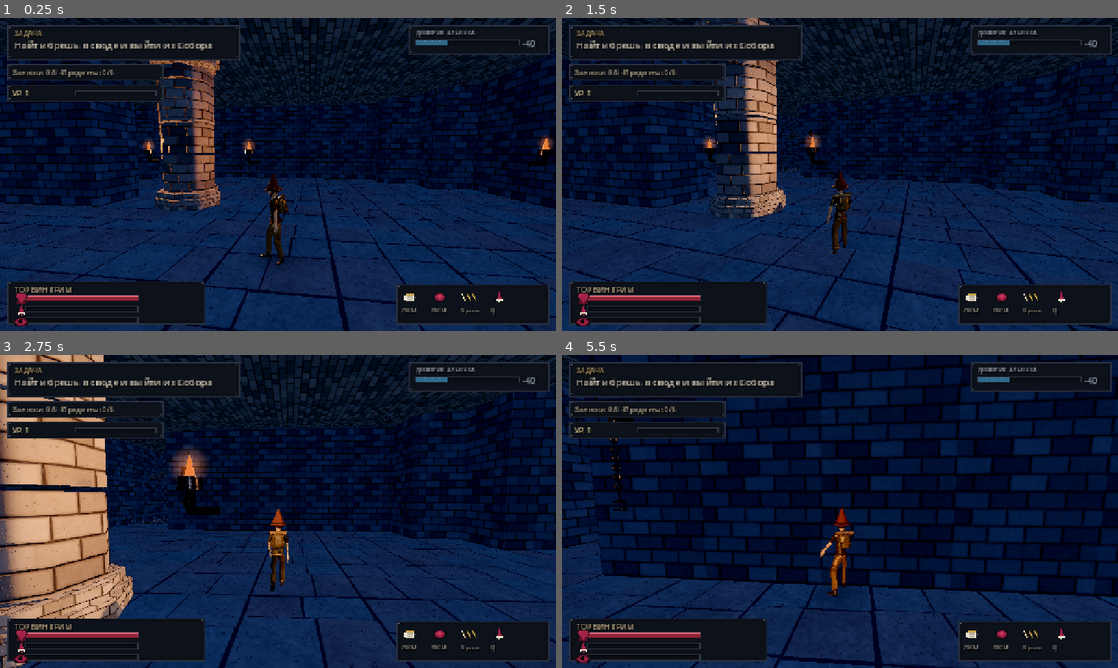
Above: before the commit, frames 1-4 (two rows, left to right).
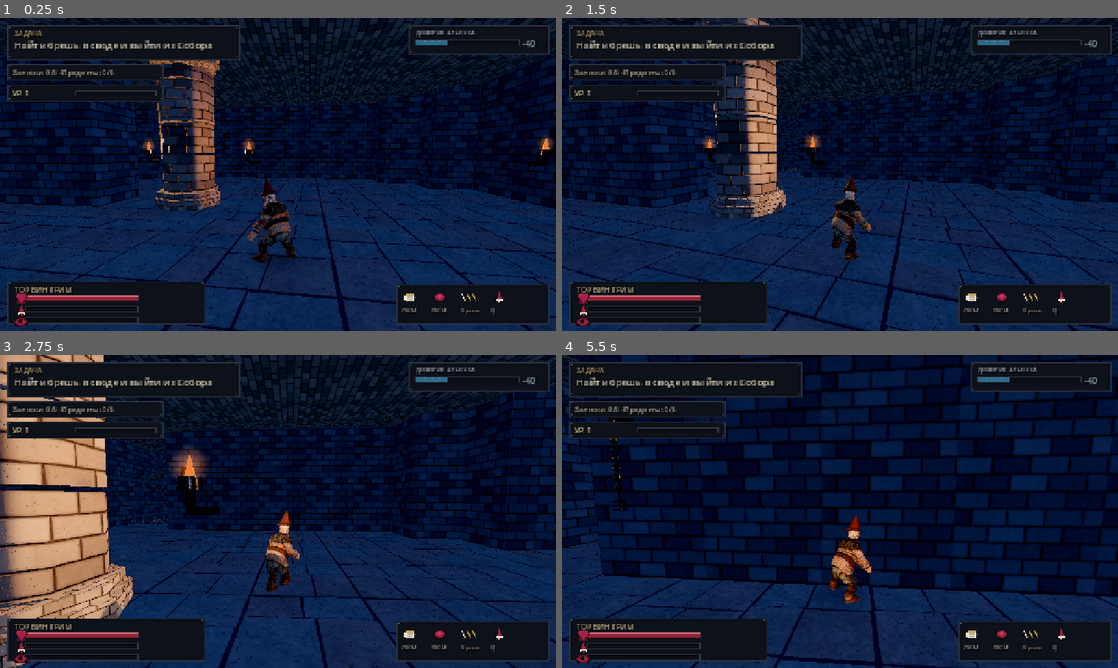
Above: after the commit, the same moments.

Repository: MikhailOznobikhin/raskol
Game: Godot game, scene res://scenes/level2.tscn
Two runs of this game, one before a commit and one after it. Both use one fixed random seed, a clock stepped at 60 frames per second and the inputs below. This scene is started directly instead of the project's main scene.
Inputs (mouse positions are in pixels of both pictures, inside the frame that each line leads up to):
- Up to frame 1 (0.25 s): no input
- Up to frame 2 (1.5 s): tap Enter at 0.5 s; move the mouse to (867, 174) at 0.52 s; hold E (absorb) 0.53-1.28 s; hold W (move_up) from 0.53 s (still down); click (867, 174) at 0.67 s; move the mouse to (812, 174) at 1.27 s; click (812, 174) at 1.35 s
- Up to frame 3 (2.75 s): keep holding W (move_up); move the mouse to (289, 505) at 2.02 s; tap R (blood_nova) at 2.1 s
- Up to frame 4 (5.5 s): keep holding W (move_up); move the mouse to (834, 517) at 2.77 s; tap 1 (choice_1) at 2.85 s; click (834, 517) at 2.92 s; move the mouse to (878, 514) at 3.52 s; hold 2 (choice_2) 3.53-4.28 s; move the mouse to (795, 508) at 4.27 s; tap 3 (choice_3) at 4.35 s; move the mouse to (845, 511) at 5.02 s; hold Space (confirm) from 5.03 s (still down); click (845, 511) at 5.17 s

The runs differ from the first frame. In frame 1, 1.1% of the frame differs, in the area x 44-54%, y 49-80%; in frame 2, 1.0%; in frame 3, 0.9%; in frame 4, 1.2%, in the area x 46-56%, y 48-80%.

Commit message:
Герой: Mixamo-модель с клипами Roll/Death вместо player.glb
GLB пересобран (17 клипов, текстуры встроены, root motion выровнен),
шляпа перенесена на кость mixamorig_Head, устаревшие PNG-сайдкары
удалены. -Test зелёный: model=ok weapon=ok hat=ok clips=ok.

Diff:
--- a/scripts/gnome_kit.gd
+++ b/scripts/gnome_kit.gd
@@ -15,7 +15,10 @@
 
 
 static func decorate(model: Node3D) -> void:
-	var att := ModelUtil.bone_attach(model, ["Head", "mixamorig:Head", "head"])
+	# Mixamo-риг после запекания даёт кости с подчёркиванием (mixamorig_Head),
+	# а не с двоеточием как в исходном FBX — без этого варианта шапка не висит.
+	var att := ModelUtil.bone_attach(model,
+		["Head", "mixamorig_Head", "mixamorig:Head", "head"])
 	if att == null:
 		return
 	att.name = "GnomeHat"
--- a/scripts/hero3d.gd
+++ b/scripts/hero3d.gd
@@ -248,7 +248,7 @@
 ## Если модель не загрузилась — остаются примитивы (игра не ломается).
 func _attach_model() -> void:
 	ModelUtil.hide_meshes(rig)
-	var model := ModelUtil.spawn(rig, "res://assets/player.glb", Balance.HERO_MODEL_HEIGHT)
+	var model := ModelUtil.spawn(rig, "res://assets/hero_mixamo.glb", Balance.HERO_MODEL_HEIGHT)
 	if model == null:
 		ModelUtil.show_meshes(rig)
 		return
--- a/scripts/model_util.gd
+++ b/scripts/model_util.gd
@@ -9,6 +9,7 @@
 ## для встроенных ассетов берём проверенные числа, а для прочих — AABB.
 const NATIVE_HEIGHT := {
 	"res://assets/player.glb": 1.83,
+	"res://assets/hero_mixamo.glb": 2.047,
 	"res://assets/guard.glb": 4.99,
 	"res://assets/guard_zombie.glb": 4.05,
 	"res://assets/monster.glb": 2.84,
Binary file changed: assets/hero_mixamo.glb
Binary file removed: assets/hero_mixamo_0.png
Not shown, removed: assets/hero_mixamo_0.png.import
Binary file removed: assets/hero_mixamo_1.png
Not shown, removed: assets/hero_mixamo_1.png.import
